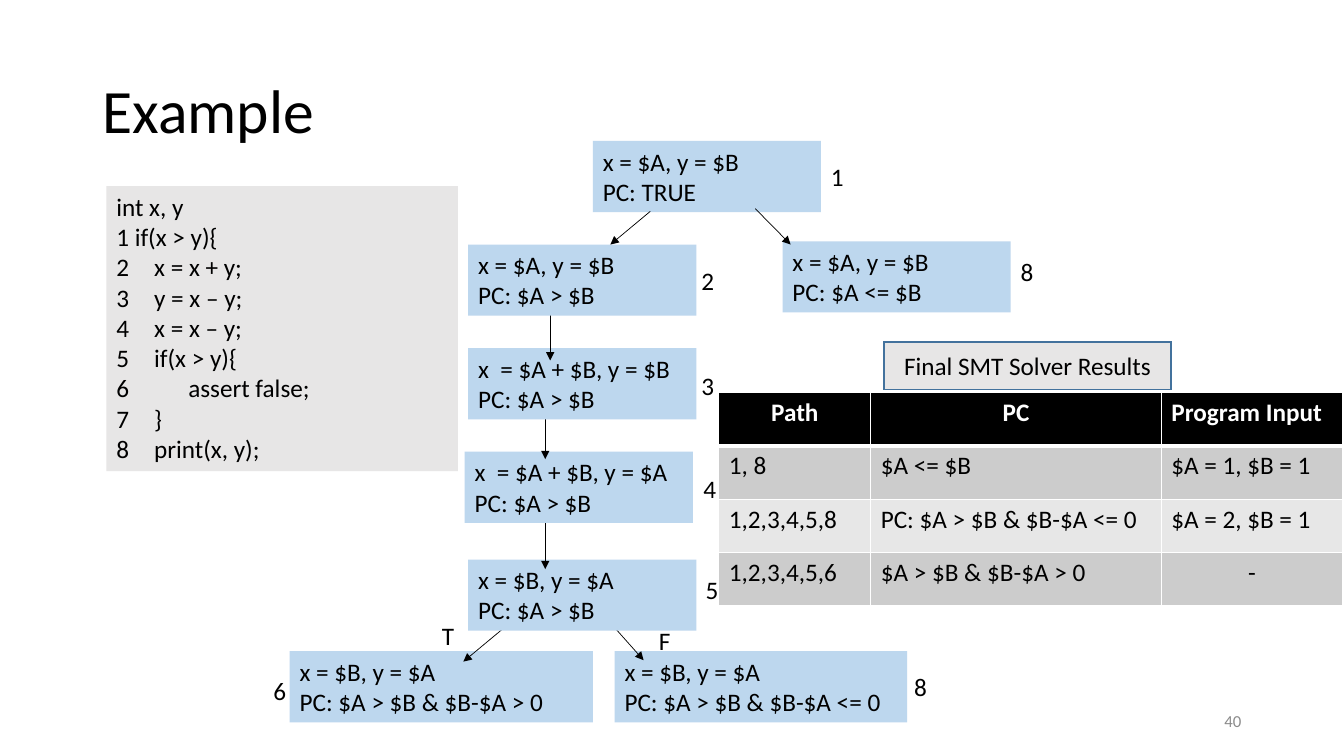
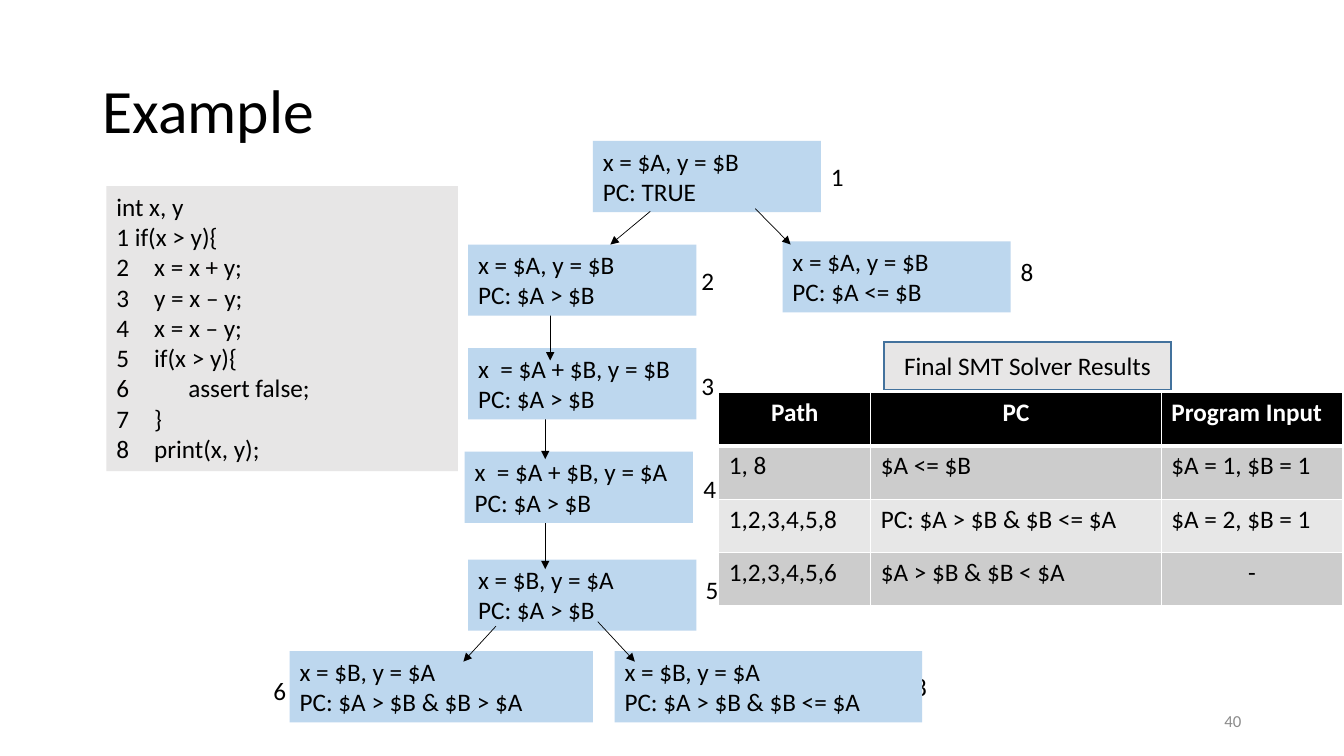
Before and after one commit to damorim/model-checking-tutorial, a slide deck: slide 40 of Program-Model-Checking.pptx. Drawn at 1344x756 pixels with LibreOffice and Linux fonts; fonts in the diff are those of the drawing. Boxes give left, top, right and bottom in pixels: in the first picture for what was removed or moved away, otherwise in the second. Text is boxed around its words. In the diff, an @@ line names an element or a change of style, - is before the commit and + after.

```diff
--- a/Program-Model-Checking.pptx
+++ b/Program-Model-Checking.pptx
@@ table at <box>719,392,1343,606</box> @@
-row 3, column 2: PC: $A > $B & $B-$A <= 0
+row 3, column 2: PC: $A > $B & $B <= $A
-row 4, column 2: $A > $B & $B-$A > 0
+row 4, column 2: $A > $B & $B < $A
@@ text removed at <box>442,628,454,652</box> @@
-T
@@ arrow moved from (503, 628) - (464, 661) to (496, 626) - (464, 661) @@
@@ arrow moved from (617, 630) - (644, 660) to (598, 622) - (635, 661) @@
@@ rectangle "x = $B, y = ...": place and size @@
-rectangle "x = $B, y = ..." at <box>615,651,907,723</box>
+rectangle "x = $B, y = ..." at <box>615,651,923,723</box>
@@ text removed at <box>659,631,671,651</box> @@
-F
@@ text in rectangle at <box>300,694,522,714</box>: text changed @@
-PC: $A > $B & $B-$A > 0
+PC: $A > $B & $B > $A
@@ text in rectangle at <box>625,694,860,714</box>: text changed @@
-PC: $A > $B & $B-$A <= 0
+PC: $A > $B & $B <= $A
```
Also in this commit, not shown: 17 other slides changed, 1 other file.
